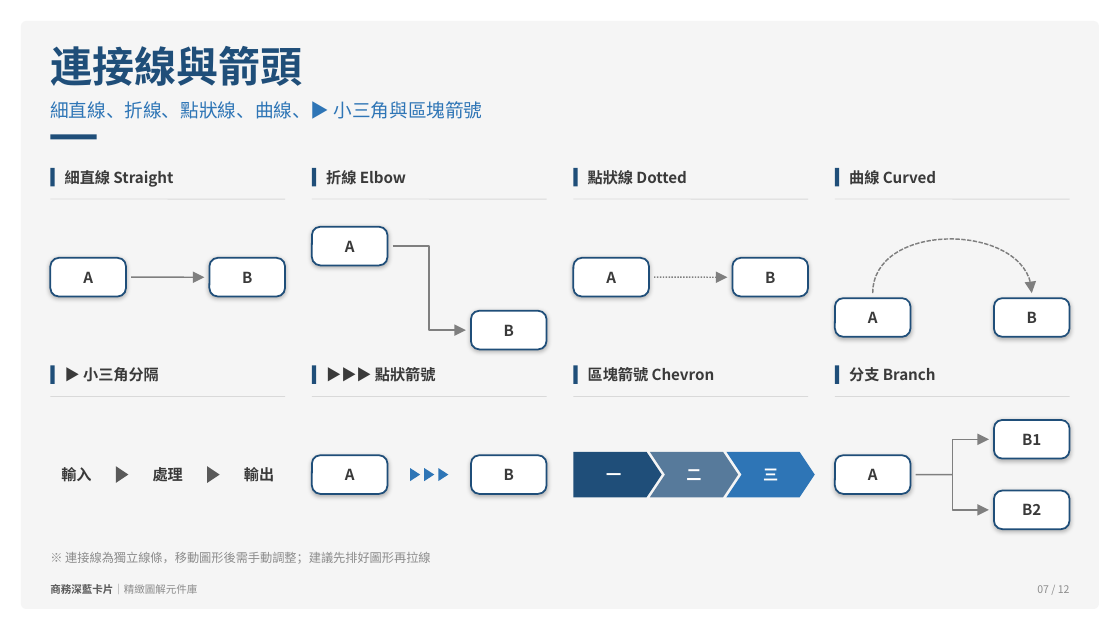
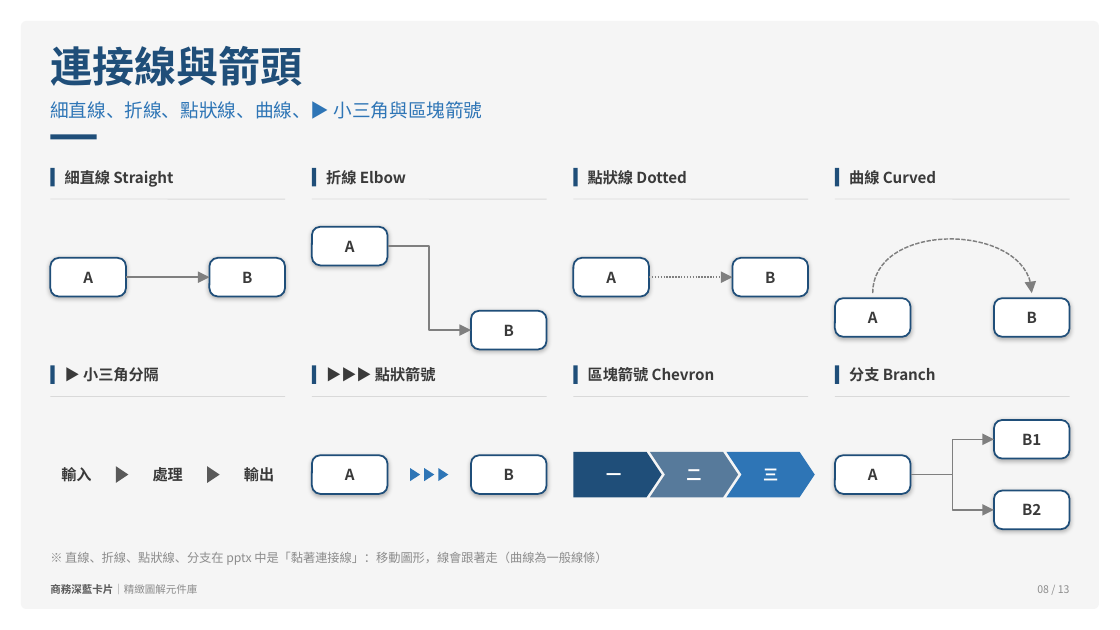
Before and after one commit to hctsaik/ppt-style-studio, a slide deck: slide 8 of out/kit-navy.pptx (slide 7 before the commit). Drawn at 1120x630 pixels with LibreOffice and Linux fonts; fonts in the diff are those of the drawing. Boxes give left, top, right and bottom in pixels: in the first picture for what was removed or moved away, otherwise in the second. Text is boxed around its words. In the diff, an @@ line names an element or a change of style, - is before the commit and + after.

```diff
--- a/out/kit-navy.pptx
+++ b/out/kit-navy.pptx
@@ elbow arrow added from (387, 246) to (471, 330), #7F7F7F 1.25 pt @@
@@ freeform shape removed at (x1=392, y1=246, x2=465, y2=330) @@
@@ arrow moved from (131, 277) - (204, 277) to (126, 277) - (209, 277) @@
@@ arrow moved from (655, 277) - (728, 277) to (649, 277) - (733, 277) @@
@@ line moved from (916, 475) - (953, 475) to (911, 475) - (994, 439) @@
@@ line (911, 475) - (994, 439): line to elbow arrow @@
@@ freeform shape removed at (x1=953, y1=439, x2=990, y2=475) @@
@@ elbow arrow added from (911, 475) to (994, 510), #7F7F7F 1.25 pt @@
@@ freeform shape removed at (x1=953, y1=475, x2=990, y2=510) @@
@@ text at (x1=65, y1=552, x2=607, y2=565): text changed @@
-※ 連接線為獨立線條，移動圖形後需手動調整；建議先排好圖形再拉線
+※ 直線、折線、點狀線、分支在 pptx 中是「黏著連接線」：移動圖形，線會跟著走（曲線為一般線條）
@@ text at (x1=1037, y1=585, x2=1070, y2=593): text changed @@
-07 / 12
+08 / 13
```
Also in this commit, not shown: 11 other slides changed, 1 slide added, 52 other files.
